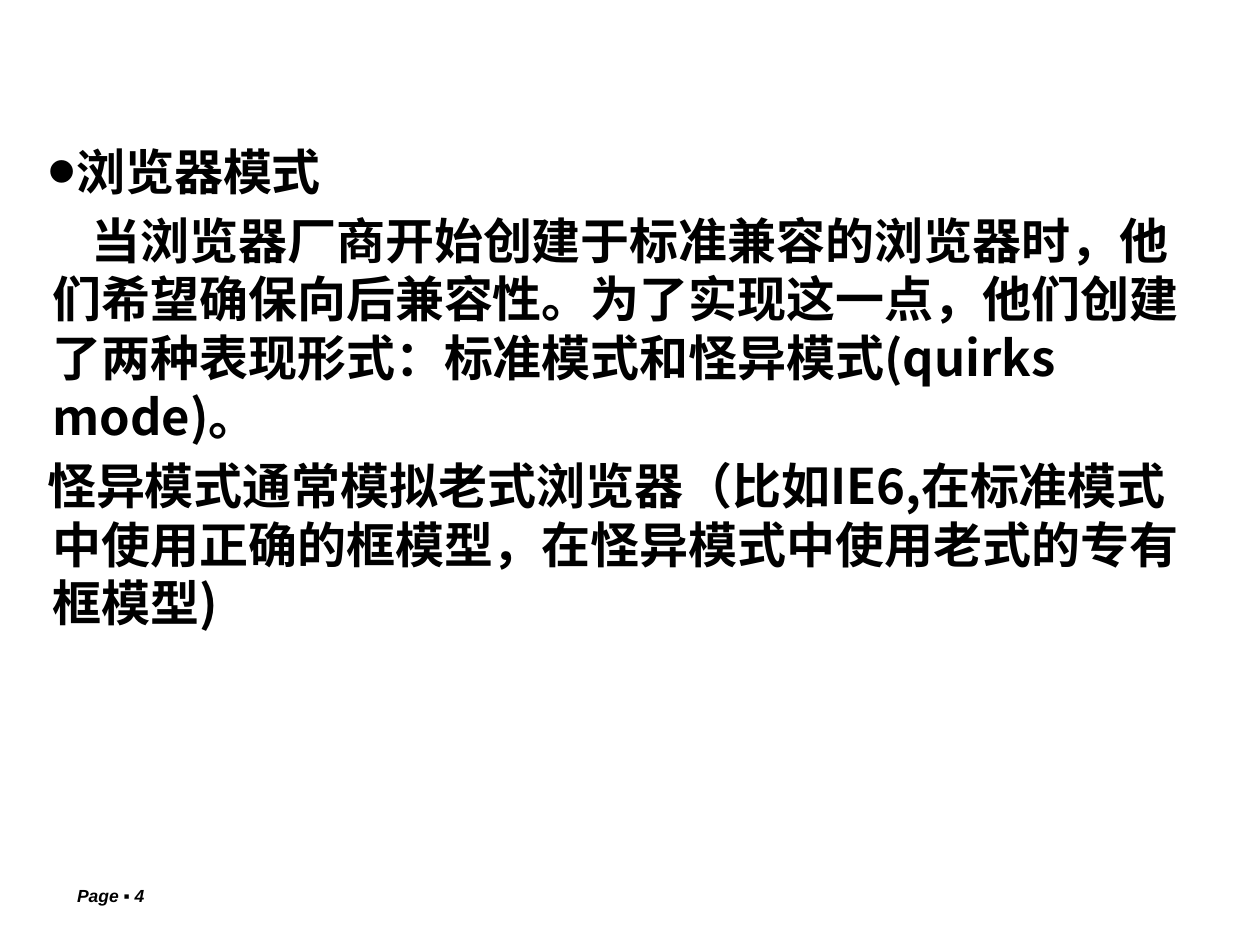
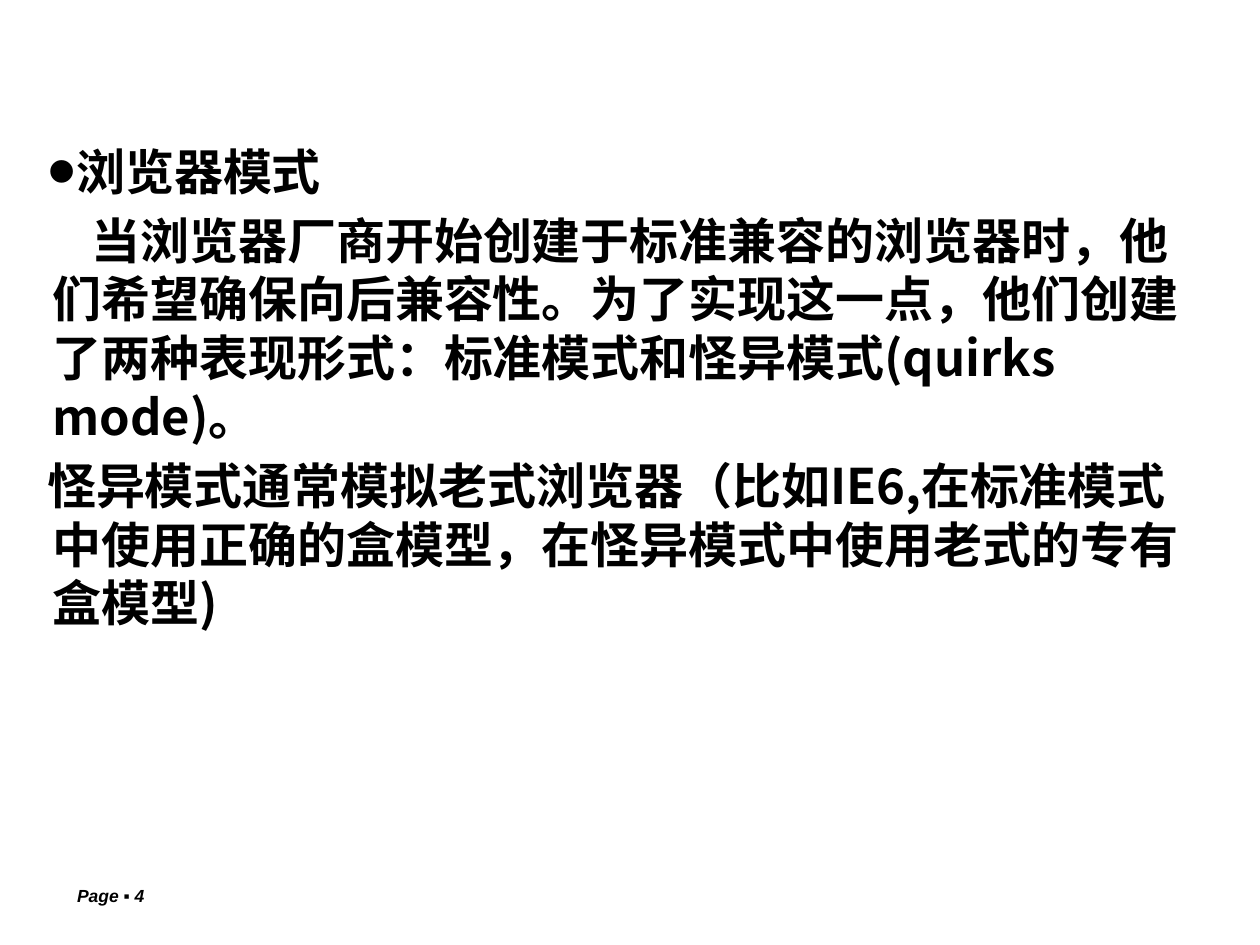
Before and after one commit to lxn56975/webdev, a slide deck: slide 4 of Chapter3 CSS.pptx. Drawn at 1260x945 pixels with LibreOffice and Linux fonts; fonts in the diff are those of the drawing; background and template pictures are left out. Boxes give left, top, right and bottom in pixels: in the first picture for what was removed or moved away, otherwise in the second. Text is boxed around its words. In the diff, an @@ line names an element or a change of style, - is before the commit and + after.

Commit message:
将框模型修改为盒模型

```diff
--- a/Chapter3 CSS.pptx
+++ b/Chapter3 CSS.pptx
@@ text at box(47, 462, 1178, 631): text changed @@
-怪异模式通常模拟老式浏览器（比如IE6,在标准模式中使用正确的框模型，在怪异模式中使用老式的专有框模型)
+怪异模式通常模拟老式浏览器（比如IE6,在标准模式中使用正确的盒模型，在怪异模式中使用老式的专有盒模型)
```
